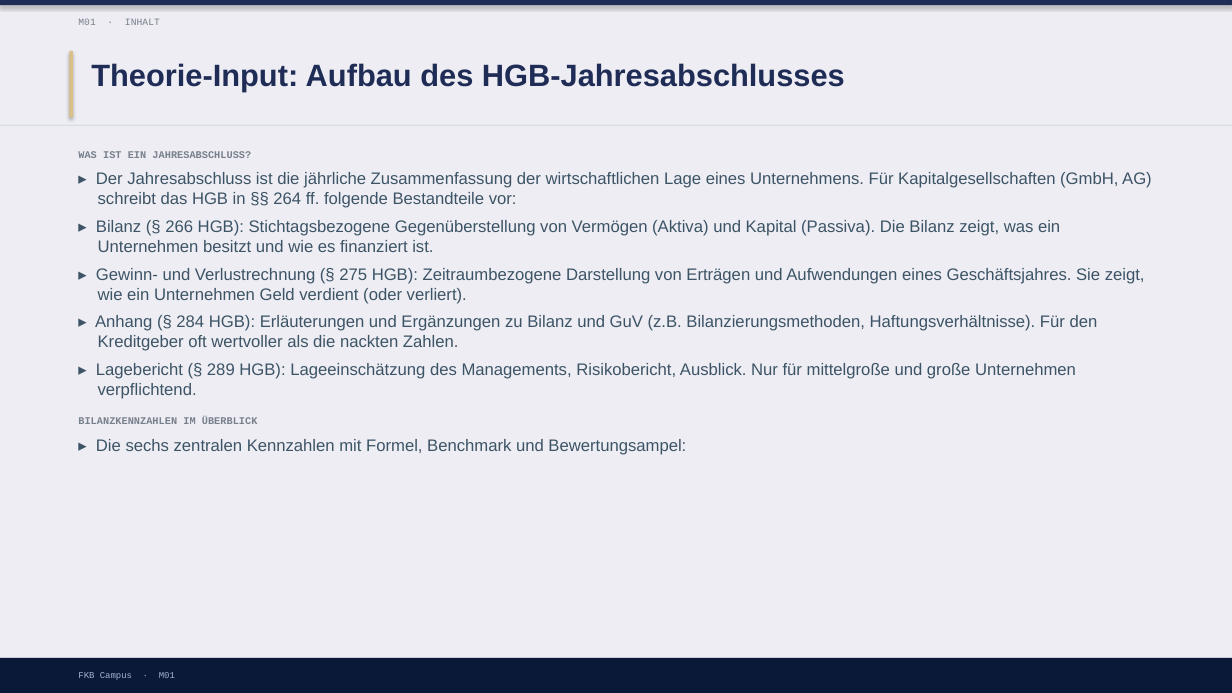
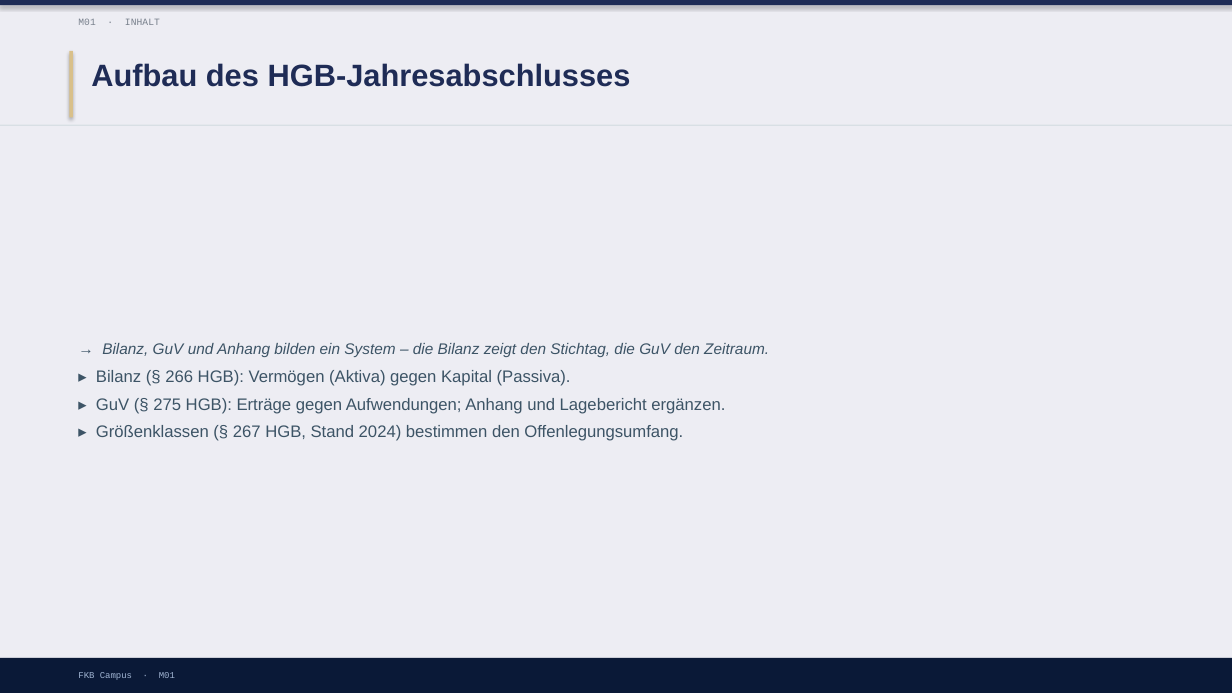
Before and after one commit to ck5rqc47pr-byte/firmenkundenakademie-online, a slide deck: slide 6 of protected-downloads/praesentation/M01.pptx (slide 5 before the commit). Drawn at 1232x693 pixels with LibreOffice and Linux fonts; fonts in the diff are those of the drawing. Boxes give left, top, right and bottom in pixels: in the first picture for what was removed or moved away, otherwise in the second. Text is boxed around its words. In the diff, an @@ line names an element or a change of style, - is before the commit and + after.

```diff
--- a/protected-downloads/praesentation/M01.pptx
+++ b/protected-downloads/praesentation/M01.pptx
@@ text at (x1=91, y1=63, x2=631, y2=87): text changed @@
-Theorie-Input: Aufbau des HGB-Jahresabschlusses
+Aufbau des HGB-Jahresabschlusses
@@ text "→ Bilanz, GuV und Anhang ..." at (x1=96, y1=343, x2=769, y2=441): vertical alignment top to middle @@
@@ text at (x1=96, y1=343, x2=769, y2=441): text changed @@
-WAS IST EIN JAHRESABSCHLUSS?
-▸ Der Jahresabschluss ist die jährliche Zusammenfassung der wirtschaftlichen Lage eines Unternehmens. Für Kapitalgesellschaften (GmbH, AG) schreibt das HGB in §§ 264 ff. folgende Bestandteile vor:
-▸ Bilanz (§ 266 HGB): Stichtagsbezogene Gegenüberstellung von Vermögen (Aktiva) und Kapital (Passiva). Die Bilanz zeigt, was ein Unternehmen besitzt und wie es finanziert ist.
-▸ Gewinn- und Verlustrechnung (§ 275 HGB): Zeitraumbezogene Darstellung von Erträgen und Aufwendungen eines Geschäftsjahres. Sie zeigt, wie ein Unternehmen Geld verdient (oder verliert).
-▸ Anhang (§ 284 HGB): Erläuterungen und Ergänzungen zu Bilanz und GuV (z.B. Bilanzierungsmethoden, Haftungsverhältnisse). Für den Kreditgeber oft wertvoller als die nackten Zahlen.
-▸ Lagebericht (§ 289 HGB): Lageeinschätzung des Managements, Risikobericht, Ausblick. Nur für mittelgroße und große Unternehmen verpflichtend.
-BILANZKENNZAHLEN IM ÜBERBLICK
-▸ Die sechs zentralen Kennzahlen mit Formel, Benchmark und Bewertungsampel:
+→ Bilanz, GuV und Anhang bilden ein System – die Bilanz zeigt den Stichtag, die GuV den Zeitraum.
+▸ Bilanz (§ 266 HGB): Vermögen (Aktiva) gegen Kapital (Passiva).
+▸ GuV (§ 275 HGB): Erträge gegen Aufwendungen; Anhang und Lagebericht ergänzen.
+▸ Größenklassen (§ 267 HGB, Stand 2024) bestimmen den Offenlegungsumfang.
```
Also in this commit, not shown: 6 other slides changed, 5 slides added, 1 slide removed, 1 other file.
